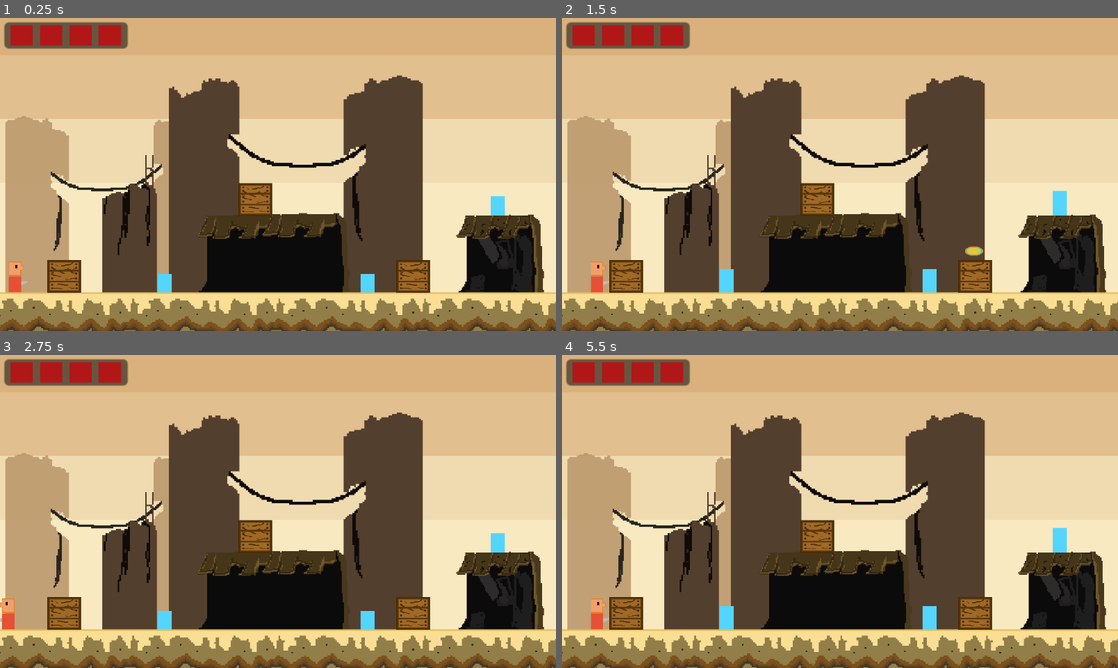
Above: before the commit, frames 1-4 (two rows, left to right).
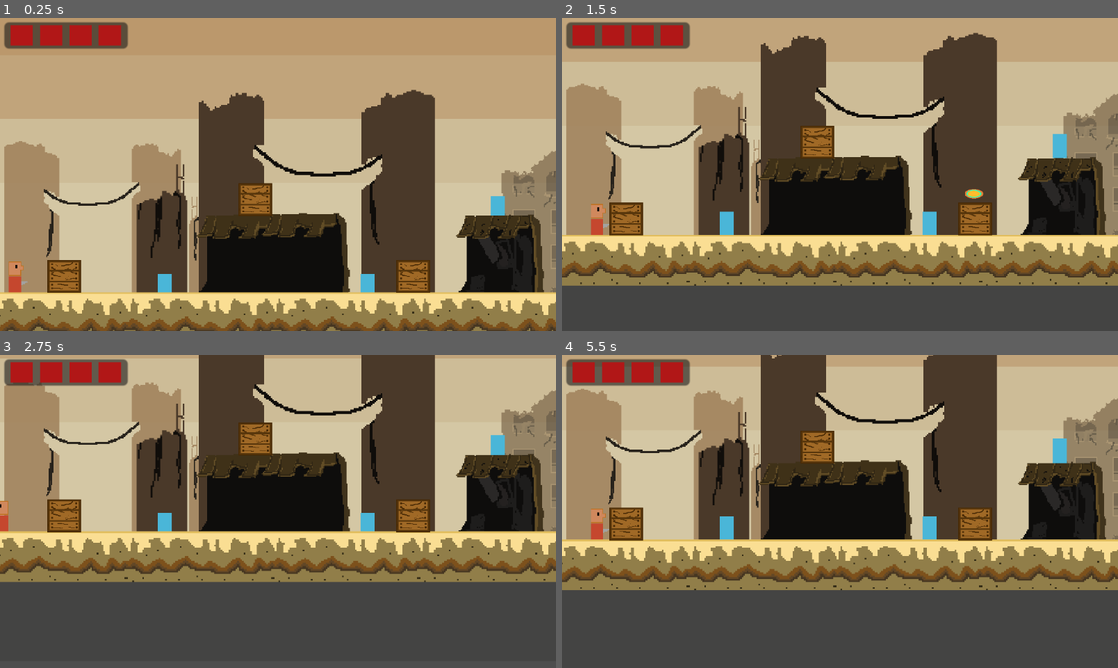
Above: after the commit, the same moments.

Repository: andresitogaaa/PrototipoFIREPUNCH
Game: Godot game, scene res://LEVELS/level_1.tscn
The game is run twice, just before and just after one commit, with the same random seed, the same clock (stepped at 60 frames per second) and the same inputs.
Inputs:
- Up to frame 1 (0.25 s): no input
- Up to frame 2 (1.5 s): tap Enter (ui_accept) at 0.5, 0.77 s; hold Right (ui_right) from 0.53 s (still down); tap Z (atacar) at 0.6, 1.35 s
- Up to frame 3 (2.75 s): tap Enter (ui_accept) at 1.52 s; release Right (ui_right) at 2.03 s; hold Left (ui_left) from 2.03 s (still down); tap Z (atacar) at 2.1 s
- Up to frame 4 (5.5 s): release Left (ui_left) at 2.78 s; hold Right (ui_right) 2.78-4.28 s; tap Z (atacar) every 0.75 s from 2.85 to 5.1 s; tap Enter (ui_accept) at 3.02, 3.77, 4.52 s; hold Left (ui_left) 4.28-5.03 s; hold Right (ui_right) from 5.03 s (still down)

The runs differ from the first frame. In frame 1, 64% of the frame differs, in the area x 0-100%, y 0-88%; in frame 2, 78%; in frame 3, 79%, in the area x 0-100%, y 0-100%; in frame 4, 78%.

Commit message:
CamaraError

Diff:
--- a/Nueva carpeta/PROTOTIPO JUEGO 2D/LEVELS/level_1.tscn
+++ b/Nueva carpeta/PROTOTIPO JUEGO 2D/LEVELS/level_1.tscn
@@ -1,10 +1,11 @@
-[gd_scene load_steps=16 format=3 uid="uid://bcs0yxvg5jif7"]
+[gd_scene load_steps=19 format=3 uid="uid://bcs0yxvg5jif7"]
 
 [ext_resource type="Texture2D" uid="uid://dorus13serxf6" path="res://fondo/background2.png" id="1_b28t0"]
 [ext_resource type="PackedScene" uid="uid://bknc3gcysyx8e" path="res://player.tscn" id="1_rk528"]
 [ext_resource type="Texture2D" uid="uid://djhoto6c4423v" path="res://Spritesbase/edificios destruidosver3.png" id="2_44yxh"]
 [ext_resource type="Texture2D" uid="uid://vjo6uwqtgqll" path="res://Spritesbase/Spriteambiente/Prototipo_casa.png" id="2_t5j21"]
 [ext_resource type="Texture2D" uid="uid://xngf36ojj0c7" path="res://Spritesbase/Spriteambiente/Prototipo_piso.png" id="2_uafuk"]
+[ext_resource type="Texture2D" uid="uid://lwqa4tq5511u" path="res://Spritesbase/Spriteambiente/Apartamento fuera.png" id="2_v2qe0"]
 [ext_resource type="Texture2D" uid="uid://l7gnsimpufpn" path="res://Spritesbase/edificios destruidosver2.png" id="3_m2se1"]
 [ext_resource type="Texture2D" uid="uid://doj5skpdpn3w8" path="res://Spritesbase/Spriteambiente/Prototipo_casa2.png" id="3_vddbs"]
 [ext_resource type="Script" path="res://Scripts/CAMARA/Camera2D.gd" id="4_3h5y3"]
@@ -15,6 +16,12 @@
 [sub_resource type="RectangleShape2D" id="RectangleShape2D_d3g67"]
 size = Vector2(56, 8)
 
+[sub_resource type="RectangleShape2D" id="RectangleShape2D_m0e5r"]
+size = Vector2(116.878, 4.81859)
+
+[sub_resource type="RectangleShape2D" id="RectangleShape2D_nte0h"]
+size = Vector2(112.53, 126.657)
+
 [sub_resource type="RectangleShape2D" id="RectangleShape2D_7m0lw"]
 size = Vector2(48, 16)
 
@@ -26,47 +33,67 @@
 
 [node name="level_1" type="Node2D"]
 position = Vector2(1, 0)
+
+[node name="GameManager" type="Node2D" parent="."]
 
 [node name="Fondo" type="Node2D" parent="."]
 position = Vector2(575.122, 79)
 scale = Vector2(14.184, 3.6232)
 
 [node name="Sprite2D2" type="Sprite2D" parent="Fondo"]
+position = Vector2(10.2791, 0)
+scale = Vector2(1.22842, 1)
 texture = ExtResource("1_b28t0")
 
 [node name="Sprite2D3" type="Sprite2D" parent="Fondo"]
 modulate = Color(0.843137, 0.690196, 0.545098, 0.243137)
 self_modulate = Color(0.843137, 0.690196, 0.545098, 0.47451)
-position = Vector2(-0.0272225, -17.1465)
-scale = Vector2(0.99915, 0.774999)
+position = Vector2(10.2846, -17.1465)
+scale = Vector2(1.2283, 0.774999)
 texture = ExtResource("1_b28t0")
 
 [node name="Sprite2D4" type="Sprite2D" parent="Fondo"]
 modulate = Color(0.843137, 0.690196, 0.545098, 0.47451)
-position = Vector2(-0.0654991, -29.2904)
-scale = Vector2(0.998299, 0.774999)
+position = Vector2(10.2846, -29.2904)
+scale = Vector2(1.2283, 0.774999)
 texture = ExtResource("1_b28t0")
 
 [node name="Sprite2D5" type="Sprite2D" parent="Fondo"]
 modulate = Color(0.843137, 0.690196, 0.545098, 0.47451)
-position = Vector2(-0.103772, -41.4344)
-scale = Vector2(0.997449, 0.774999)
+position = Vector2(10.3199, -41.4344)
+scale = Vector2(1.22909, 0.774999)
 texture = ExtResource("1_b28t0")
+
+[node name="Edificios4" type="Sprite2D" parent="Fondo"]
+modulate = Color(0.901961, 0.784314, 0.635294, 0.964706)
+position = Vector2(-6.00127, 16.8359)
+rotation = -3.14159
+scale = Vector2(0.0724312, -0.277307)
+texture = ExtResource("2_v2qe0")
+flip_h = true
+
+[node name="Edificios3" type="Sprite2D" parent="Fondo"]
+modulate = Color(0.831373, 0.678431, 0.482353, 0.643137)
+position = Vector2(-13.122, 20.4239)
+rotation = -3.14159
+scale = Vector2(0.0529077, -0.20256)
+texture = ExtResource("2_v2qe0")
 
 [node name="Edificios" type="Sprite2D" parent="Fondo"]
 modulate = Color(0.831373, 0.678431, 0.482353, 0.886275)
-position = Vector2(-34.1537, 12.1801)
-scale = Vector2(0.0675661, 0.247041)
+position = Vector2(-35.0621, 14.8021)
+scale = Vector2(0.0580045, 0.212081)
 texture = ExtResource("2_44yxh")
 
 [node name="Edificios2" type="Sprite2D" parent="Fondo"]
 modulate = Color(0.831373, 0.678431, 0.482353, 1)
-position = Vector2(-27.7159, 7.93868)
+position = Vector2(-26.5878, 9.47384)
 rotation = -3.14159
-scale = Vector2(0.0834067, -0.303392)
+scale = Vector2(0.0777795, -0.282923)
 texture = ExtResource("3_m2se1")
 
 [node name="Camera2D" type="Camera2D" parent="."]
+position = Vector2(3.05176e-05, 0)
 scale = Vector2(125.156, -57.2394)
 ignore_rotation = false
 zoom = Vector2(3, 3)
@@ -162,6 +189,34 @@
 [node name="Enemy3" parent="Enemigos" instance=ExtResource("6_rst54")]
 position = Vector2(343, 122)
 
+[node name="Edificios" type="Node2D" parent="."]
+position = Vector2(743, 36)
+scale = Vector2(1.94615, 1.73698)
+
+[node name="Edificiofuera" type="Sprite2D" parent="Edificios"]
+modulate = Color(0.870588, 0.866667, 0.862745, 1)
+scale = Vector2(1, 1)
+texture = ExtResource("2_v2qe0")
+
+[node name="Area2D" type="Area2D" parent="Edificios"]
+scale = Vector2(1, 1)
+
+[node name="CollisionShape2D" type="CollisionShape2D" parent="Edificios/Area2D"]
+position = Vector2(0.138275, 87.0391)
+scale = Vector2(1, 1)
+shape = SubResource("RectangleShape2D_m0e5r")
+
+[node name="CollisionShape2D2" type="CollisionShape2D" parent="Edificios/Area2D"]
+position = Vector2(0.256927, -23.6042)
+shape = SubResource("RectangleShape2D_nte0h")
+
+[node name="Sprite2D" type="Sprite2D" parent="."]
+modulate = Color(0.0980392, 0.0980392, 0.0980392, 0.160784)
+position = Vector2(753, 46.375)
+scale = Vector2(17.6333, 6.73551)
+texture = ExtResource("1_b28t0")
+metadata/_edit_lock_ = true
+
 [node name="Piso" type="Node2D" parent="."]
 position = Vector2(-58, 113)
 scale = Vector2(2.12, 2.12)
@@ -331,6 +386,48 @@
 region_rect = Rect2(0, 0, 90, 31)
 
 [node name="CollisionShape2D" type="CollisionShape2D" parent="Piso/Suelo_temporal_14"]
+position = Vector2(-28.0484, 60.25)
+shape = SubResource("RectangleShape2D_7m0lw")
+
+[node name="Suelo_temporal_15" type="StaticBody2D" parent="Piso"]
+position = Vector2(644.811, -16.0377)
+
+[node name="Sprite2D" type="Sprite2D" parent="Piso/Suelo_temporal_15"]
+position = Vector2(-28.0484, 60.25)
+scale = Vector2(0.532258, 0.532258)
+texture = ExtResource("2_uafuk")
+region_enabled = true
+region_rect = Rect2(0, 0, 90, 31)
+
+[node name="CollisionShape2D" type="CollisionShape2D" parent="Piso/Suelo_temporal_15"]
+position = Vector2(-28.0484, 60.25)
+shape = SubResource("RectangleShape2D_7m0lw")
+
+[node name="Suelo_temporal_16" type="StaticBody2D" parent="Piso"]
+position = Vector2(692.453, -16.0377)
+
+[node name="Sprite2D" type="Sprite2D" parent="Piso/Suelo_temporal_16"]
+position = Vector2(-28.0484, 60.25)
+scale = Vector2(0.532258, 0.532258)
+texture = ExtResource("2_uafuk")
+region_enabled = true
+region_rect = Rect2(0, 0, 90, 31)
+
+[node name="CollisionShape2D" type="CollisionShape2D" parent="Piso/Suelo_temporal_16"]
+position = Vector2(-28.0484, 60.25)
+shape = SubResource("RectangleShape2D_7m0lw")
+
+[node name="Suelo_temporal_17" type="StaticBody2D" parent="Piso"]
+position = Vector2(740.094, -16.0377)
+
+[node name="Sprite2D" type="Sprite2D" parent="Piso/Suelo_temporal_17"]
+position = Vector2(-28.0484, 60.25)
+scale = Vector2(0.532258, 0.532258)
+texture = ExtResource("2_uafuk")
+region_enabled = true
+region_rect = Rect2(0, 0, 90, 31)
+
+[node name="CollisionShape2D" type="CollisionShape2D" parent="Piso/Suelo_temporal_17"]
 position = Vector2(-28.0484, 60.25)
 shape = SubResource("RectangleShape2D_7m0lw")
 
@@ -424,5 +521,5 @@
 [node name="StaticBody2D" type="StaticBody2D" parent="."]
 
 [node name="CollisionShape2D" type="CollisionShape2D" parent="StaticBody2D"]
-position = Vector2(-11.5, 105)
+position = Vector2(-16, 105)
 shape = SubResource("RectangleShape2D_gee31")
--- a/Nueva carpeta/PROTOTIPO JUEGO 2D/Scripts/CAMARA/Camera2D.gd
+++ b/Nueva carpeta/PROTOTIPO JUEGO 2D/Scripts/CAMARA/Camera2D.gd
@@ -9,9 +9,14 @@
 
 # Called every frame. 'delta' is the elapsed time since the previous frame.
 func _process(delta):
-	pass
+	camera_panning()
 
 func camera_panning():
 	position = player.position
 	var x = floor(position.x / 320) * 320
 	var y = floor(position.y / 180) * 180
+
+	position = Vector2(x,y)
+
+	var tween := create_tween().set_trans(Tween.TRANS_CUBIC).set_ease(Tween.EASE_IN_OUT)
+	tween.tween_property(self, "position", Vector2(x,y), 0.14)
Binary file added: Nueva carpeta/PROTOTIPO JUEGO 2D/Spritesbase/Spriteambiente/Apartamento fuera.png
Not shown, added: Nueva carpeta/PROTOTIPO JUEGO 2D/Spritesbase/Spriteambiente/Apartamento fuera.png.import
